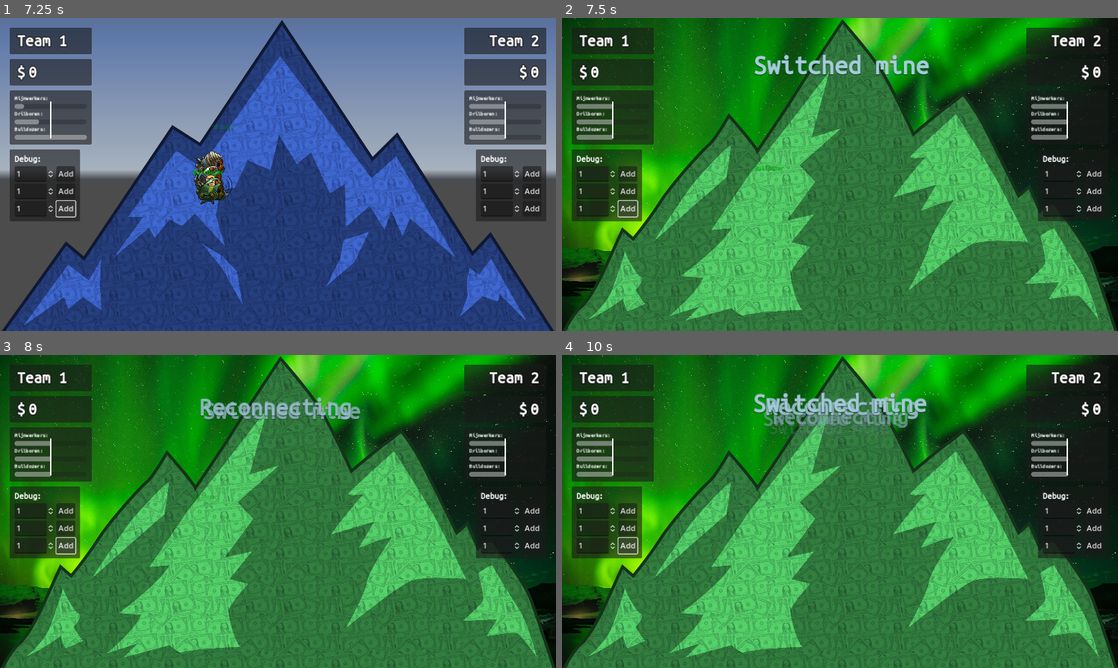
Above: before the commit, frames 1-4 (two rows, left to right).
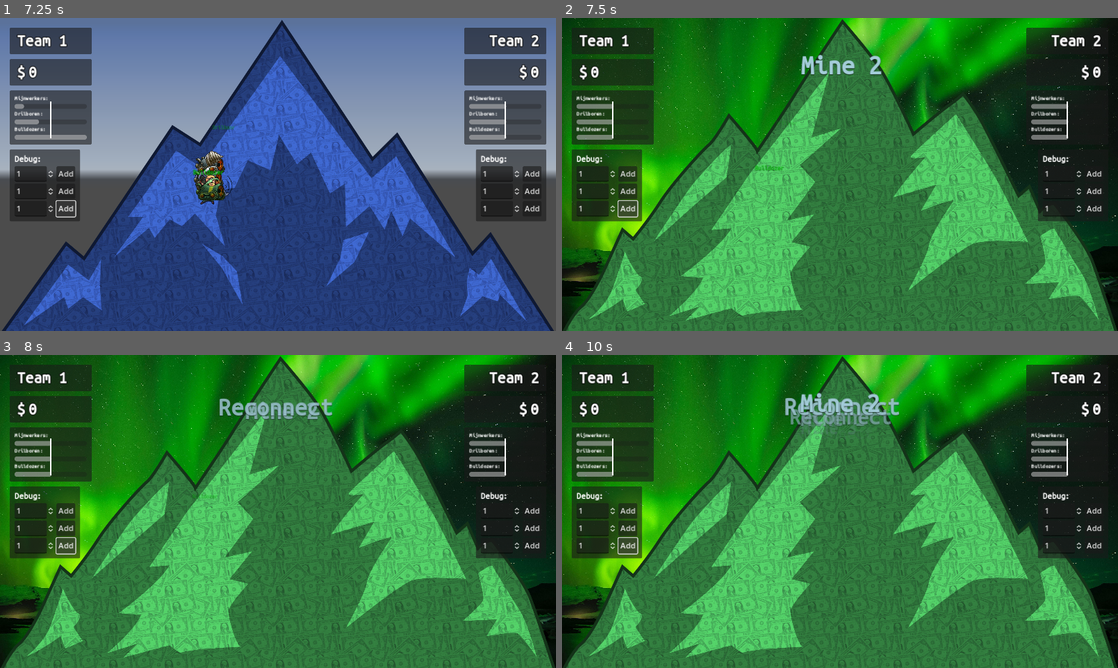
Above: after the commit, the same moments.

Repository: kwint/nfc-card-game
Game: Godot game, scene res://Scenes/Dashboard.tscn
Two runs of this game, one before a commit and one after it. Both use one fixed random seed, a clock stepped at 60 frames per second and the inputs below. A sky picture missing from this copy of the repository is replaced by a grey-blue gradient.
Inputs:
- Up to frame 1 (7.25 s): click "Add" at 0.5 s; click "Add" at 1.25 s; click "Add" at 2 s; click "Add" at 2.75 s; click "Add" at 3.5 s; click "Add" at 4.25 s; click "Add" at 5 s; click "Add" at 5.75 s; click "Add" at 6.5 s
- Up to frame 2 (7.5 s): tap M (next_mine) at 7.35 s
- Up to frame 3 (8 s): tap R (reconnect) at 7.55 s
- Up to frame 4 (10 s): tap R (reconnect) at 8.1, 9.05, 9.6 s; tap M (next_mine) at 8.3, 8.85, 9.8 s

Frame 1 is identical in both runs. In frame 2, 1.0% of the frame differs, in the area x 34-67%, y 11-19%; in frame 3, 1.2%; in frame 4, 2.1%, in the area x 34-66%, y 12-26%.

Commit message:
Update status texts

Diff:
--- a/dashboard/Scripts/GameController.gd
+++ b/dashboard/Scripts/GameController.gd
@@ -55,8 +55,8 @@
 func _process(_delta):
 	# Refresh current mine or cycle to next mine
 	if Input.is_action_just_pressed("reconnect"):
+		self.render_status("Reconnect");
 		self.reconnect();
-		self.render_status("Reconnecting");
 		return;
 	if Input.is_action_just_pressed("next_mine"):
 		self.cycle_mine();
@@ -111,7 +111,7 @@
 func cycle_mine():
 	var next_mine_id = Settings.MINE_IDS[(get_mine_index() + 1) % Settings.MINE_IDS.size()];
 	self.switch_mine(next_mine_id);
-	self.render_status("Switched mine");
+	self.render_status(str("Mine ", next_mine_id));
 
 
 func get_mine_index() -> int:
